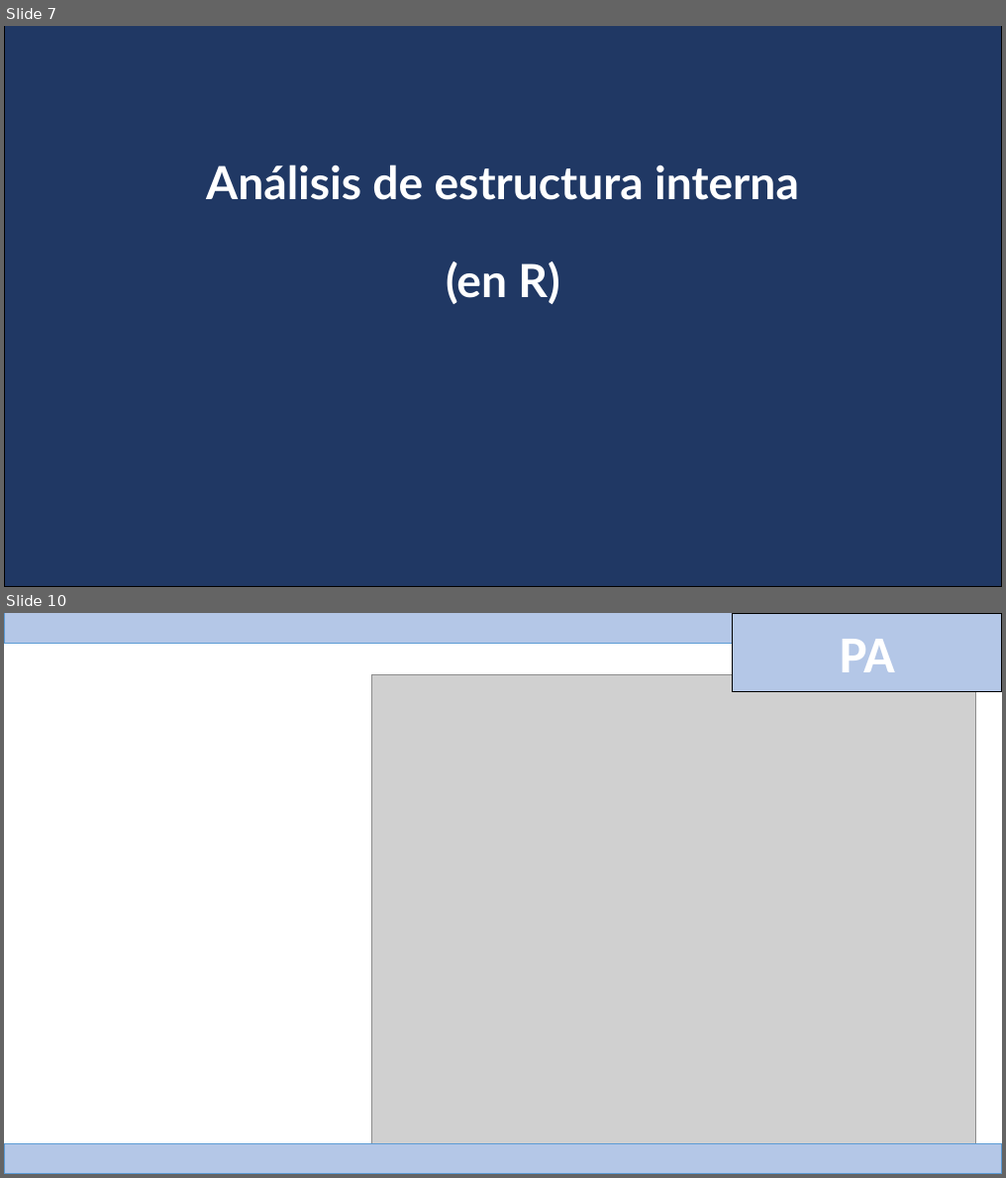
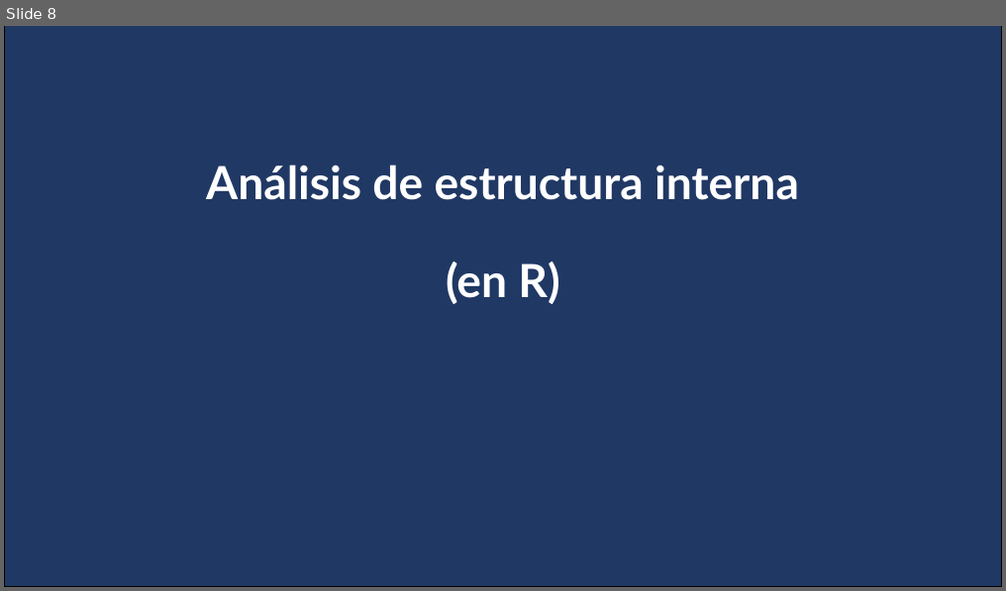
Before and after one commit to Adrifelcha/afchavez-019, a slide deck: RIMEDIE/Mat09_2015/Assessing the Model/Reporte_Resumen_Indices_TCT_AFC_AFE_MAT09.pptx. Shown one above the other, each under a label of ours: slides 7 and 10 before the commit, slide 8 after it; the slides between them are not shown. The pictures are 1006x1178 and 1006x591 pixels, drawn with LibreOffice and Linux fonts; fonts in the diff are those of the drawing; grey boxes stand for pictures. Boxes give left, top, right and bottom in pixels: in the first picture for what was removed or moved away, otherwise in the second. Text is boxed around its words. In the diff, an @@ line names an element or a change of style, - is before the commit and + after.

```diff
--- a/RIMEDIE/Mat09_2015/Assessing the Model/Reporte_Resumen_Indices_TCT_AFC_AFE_MAT09.pptx
+++ b/RIMEDIE/Mat09_2015/Assessing the Model/Reporte_Resumen_Indices_TCT_AFC_AFE_MAT09.pptx
@@ slide 10 removed at [4, 613, 1002, 1174], background #FFFFFF @@
@@ rectangle removed at [4, 613, 1002, 643] @@
@@ rectangle removed at [733, 613, 1002, 691] @@
-PA
@@ picture removed at [371, 675, 976, 1145] @@
@@ rectangle removed at [4, 1145, 1002, 1174] @@
@@ what was slide 7 is now slide 8 @@
```
Also in this commit, not shown: 1 slide changed, 13 slides added, 3 other slides removed, 4 other files.
